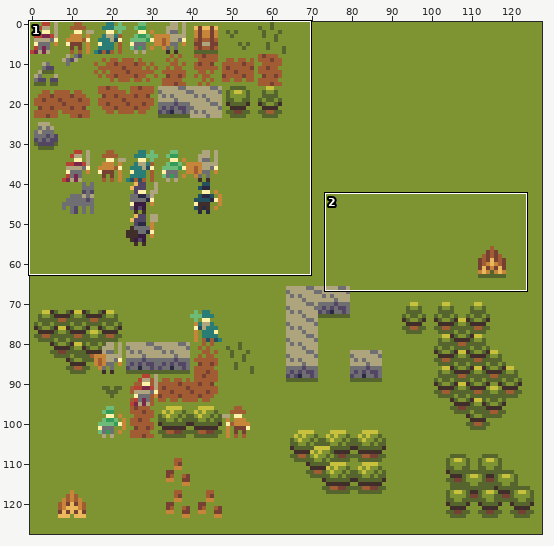
One commit to this pixel-art file: sprites.ase. Above: a wide view before the commit, with the close-up outlined.
Close-up. Before the edit:
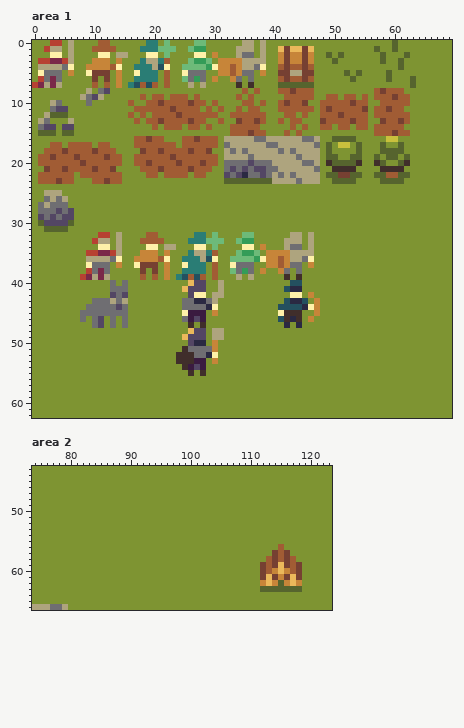
128x128 pixels, 1 frame. Shown: area 1: x 0..69, y 0..62; area 2: x 74..123, y 43..66.
Once edited:
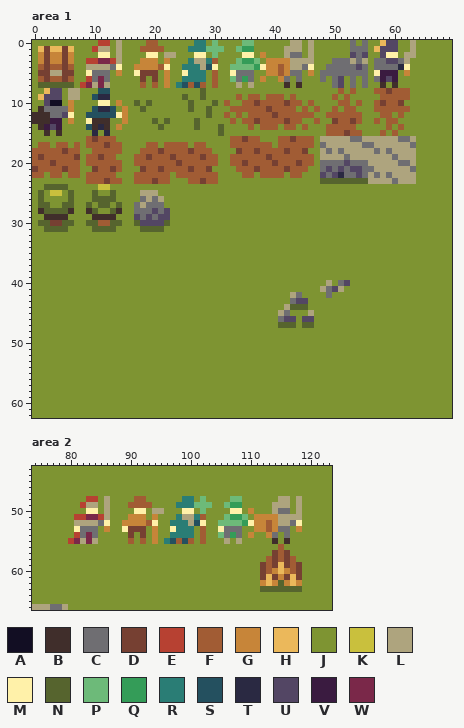
Palette (. is transparent): A #120e23  B #402e2b  C #6f6e72  D #764032  E #b74132  F #a15c34  G #c78539  H #ebb85b  J #7e9432  K #c9c03d  L #aea47e  M #fff1a9  N #56642e  P #6dba79  Q #349c58  R #2a7d75  S #24505f  T #2a2942  U #534664  V #3a1b40  W #7a2849
The edit:
Changed rows in their new state; - is an unchanged pixel.
Area 1, layers "Characters", "Terrain":
first column x 0:
 0 ---JJ-J----EE-L----FF-J----RR-P----PP-J----LL-L------C-C--HUU--L
 1 -HDHHDH---ELLJL---FFFFJJ--RRRPPP--PQQ-J--JLLLJL------CCC-HUUU--L
 2 -GDGGDG--------J------LL------P---JMM-G--JLCCJL--J-J-UCU--UMM-LL
 3 -GDGGDG--EEWWEL---GGGJG---RLLRFJJJPQQPJGG-GLLLL---CCCLCL-CCUUCL-
 4 -FDFFDF--LLLLC---GGGGF---RRRLS-JJPPPPQ-GG-GLLCM--CCCCCUC-CCCCTM-
 5 -DDLLDD---CCC-----DDD-G---RRR-FJJMC---JGGFGCCJG-CCCCCCCC-MVVV-G-
 6 -FDFFDF--ECWC-J--JDJD-G--RRRR-F--P-Q--G--GCJCJJ-C-CU-C-C-CVUV--J
 7 JNNNNNN-EWLWL-J-JJ-J--G-RSFSF-F---L-L----JBJBJJ---CU-C-C--B-B--J
 8 --HUU-LL-J-SS---------------N------J-J---JJJJJJ----F-F----FD--F-
 9 -HUUU-LLJJSTT-----J-JJ-JJN-JN--------F-FFFJ-JJJ--J---J-J-J--F---
10 --UAA-G--J-MM-G-JN-NJJJJJJNJJ-N-F----D-FF----JF-JJJ--J-J-FD--DJ-
11 -BC-CCG---STTS-G-JNJJJJJJJNJ-N-J-F-F--FDF---J-JFJJ-J--JJ---F--F-
12 BBBCCUM--SSSSSMGJ-J-JJJJJJJJJNJ-FJ-J---FDF--F-F-J--F---J-J--J-J-
13 BBBVV-G--MBBB--G-J-JNJNJJJJNJ--J-FJ----FF-D----FJJD----J-FJ--JJ-
14 -BV-VJJ--SBTB-G-----JNJJJ-JN-J-N-JJJ-JFFF-F-----J-F--FJJ-JJ-J---
15 -JBJBJJ---T-T------------------N-JJJJJJ---J-J----FFFDFF--J-JFJJ-
16 ---------FDFFF---JJJJJ---JJJJJJ-JFFDFFJJJFFDFFFJLLLLLCCLLLLLLCCL
17 -FFJ-FJ-J-F-DFF--JJ--J--F-J--JJ-JFFFFFFFJFFFFFFJCLLLLLLCCLLLLLLC
18 FF------JJF---F---F----------F--JJDFFDFFFFDFFDJJLCLCLLLLLCLCLLLL
19 FD-F----J--DF-J----D--------D---JFFFFFFDFFFFFFFJLLLLCLLLLLLLCLLL
20 F--D----J----------F--------F---JFFDFFFFDFFFDFFJCCCCUCCCLLLLLCCL
21 DFF-----JJ----F---D----------D--JJFFFDFFFFDFFFJJCUCUCUUCCLLLLLLC
22 F-J--J-FJ-----J--FF--F-J--F--FF-JJJFFJFFFFJFFJJJUCUTCCUCLCLCLLLL
23 -JJJJJJ--F-------FFFDFF---FFDFF-JJJJJJJJJJJJJJJJNN----NNLLLLCLLL
24 --NNNN-----KK---------------------------------------------------
25 -NJKK-N---N--N----LLL-------------------------------------------
26 -NJJJJN---NNNN----CLCL------------------------------------------
27 -NNJJNN--N-NN-N--CLCCC------------------------------------------
28 -BNNNNB--BN--NB--CCCUCU-----------------------------------------
29 -JBBBBJ---BBBB---UCUCUU-----------------------------------------
30 --NDDN---NNFFNN--NUUUUN-----------------------------------------
31 ----------NNNN----NNNN------------------------------------------
32 -----------JJ-J----JJ------JJ-J----JJ------JJ-J-----------------
33 ----------JJJ-J---JJJJ----JJJJJJ--JJJ-----JJJ-J-----------------
34 -----------JJ-J----JJ-JJ---JJ-J----JJ-J---JJJ-J-----------------
35 ---------JJJJJJ---JJJ-J---JJJJJ---JJJJ-JJJJJJJJ-----------------
36 ---------JJJJJJ--JJJJJJ--JJJJJJ--JJJJJJJJJJJJJJ-----------------
37 ---------JJJJ-J--JJJJ-J--JJJJ-J--JJJJ--JJJJJJ-J-----------------
38 ---------JJJJ-----J-J-J--JJJJ-J--JJJJ-J--JJ-J-------------------
39 --------JJJJJ-----J-J-J-JJJJJ-J---J-J-----J-J-------------------
40 -------------J-J----------JJJ--J-----------JJ----L-CU-----------
41 -------------JJJ---------JJJJ--J----------JJJ---LCUL------------
42 -------------JJJ----------JJJ-JJ-----------LC-J--C--------------
43 ----------JJJJJJ---------JJJJJJ-----------JCUU-J----------------
44 ---------JJJJJJJ---------JJJJJJ----------JLNNNJJ----------------
45 --------JJJJJJJJ---------JJJJ-J----------LCJJ-LJ----------------
46 --------J-JJ-J-J---------JJJJ------------CUUJUU-----------------
47 ----------JJ-J-J----------J-J------------NNNJNN-----------------
48 --------------------------JJJ-JJ--------------------------------
49 -------------------------JJJJ-JJ--------------------------------
50 --------------------------JJJ-J---------------------------------
51 -------------------------JJJJJJ---------------------------------
52 ------------------------JJJJJJJ---------------------------------
53 ------------------------JJJJJ-J---------------------------------
54 -------------------------JJJJ-----------------------------------
55 --------------------------J-J-----------------------------------
Area 2, layer "Characters":
first column x 80:
48 ---EE-L----FF------RR-P----PP------LL-L
49 --ELL-L---FFFF----RRRPPP--PQQ-----LLL-L
50 ---MM-L----MM-LL---MM-P----MM-G---LCC-L
51 -EEWWEL---GGG-G---RLLRF---PQQP-GGGGLLLL
52 -LLLLCM--GGGGFM--RRRLSM--PPPPQMGGFGLLCM
53 -MCCC-G--MDDD-G--MRRR-F--MCCC--GGFGCC-G
54 -ECWC-----D-D-G--RRRR-F--PCQC-G--GC-C--
55 EWLWL-----F-F-G-RSFSF-F---L-L-----B-B--
Pixel boxes of the changes (left, top, right, bottom) in both close-ups:
changed: (32, 40, 416, 376)
changed: (68, 496, 302, 544)
